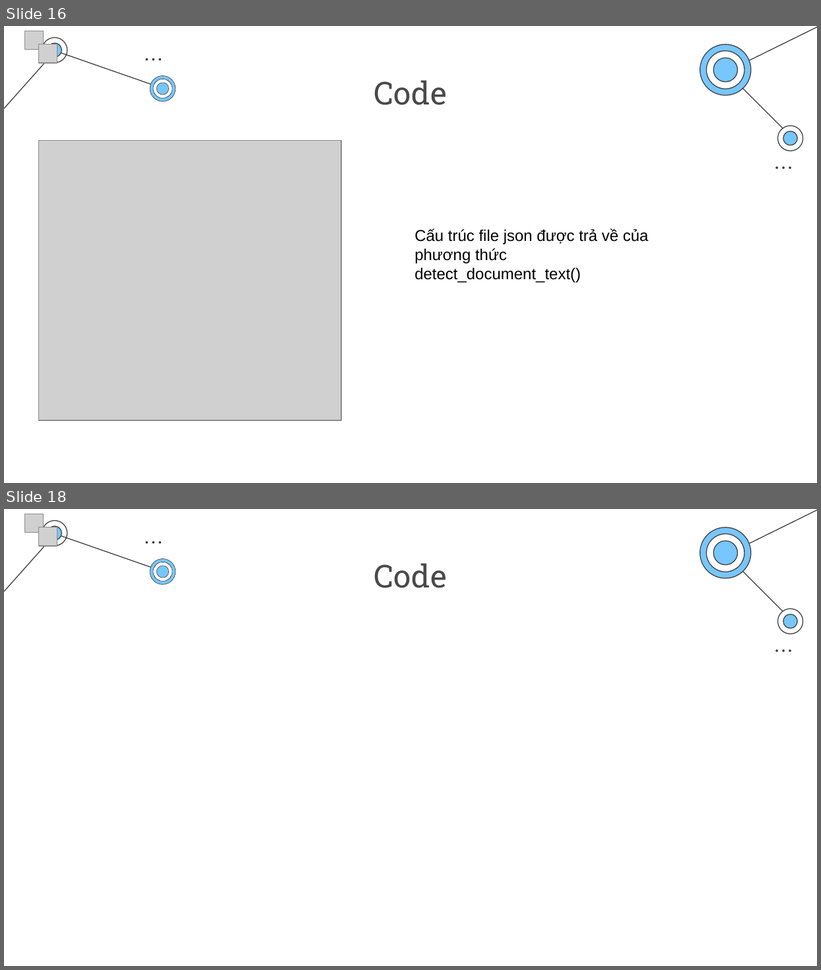
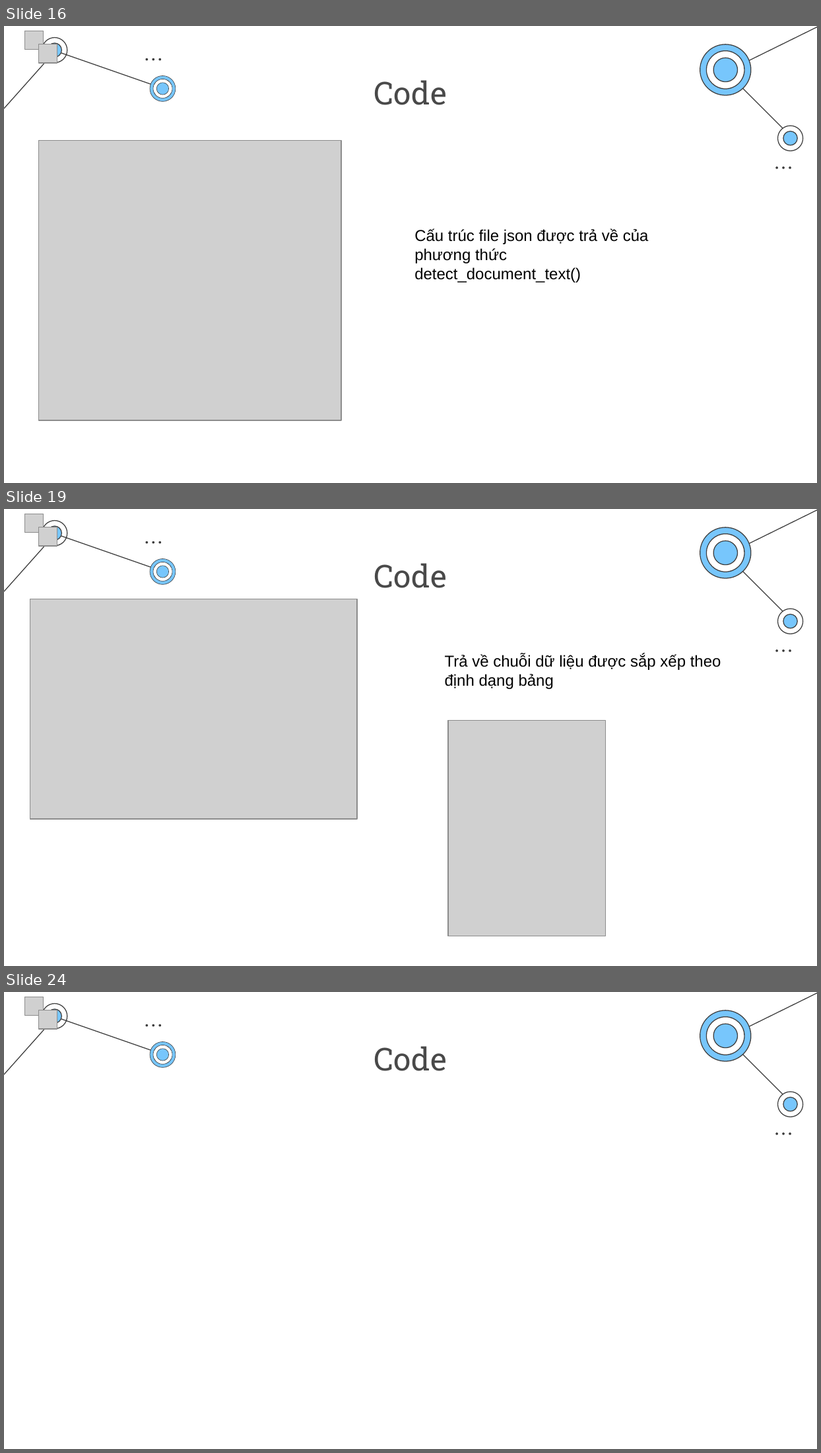
Before and after one commit to HiImLeVanAnhDuc/Amazon-Textract-Project-IC-, a slide deck: Báo cáo.pptx. Shown one above the other, each under a label of ours: slides 16 and 18 before the commit, slides 16, 19 and 24 after it; the slides between them are not shown. The pictures are 821x970 and 821x1453 pixels, drawn with LibreOffice and Linux fonts; fonts in the diff are those of the drawing; grey boxes stand for pictures; background and template pictures are left out. Boxes give left, top, right and bottom in pixels: in the first picture for what was removed or moved away, otherwise in the second. Text is boxed around its words. In the diff, an @@ line names an element or a change of style, - is before the commit and + after.

```diff
--- a/Báo cáo.pptx
+++ b/Báo cáo.pptx
@@ slide 19 added at [4, 509, 817, 966], background #FFFFFF; not listed: 29 template elements that a slide beside it also shows @@
@@ picture added at [25, 514, 44, 533] @@
@@ picture added at [38, 527, 57, 547] @@
@@ title added at [374, 563, 447, 588], 28 pt, text #494949 @@
+Code
@@ picture added at [30, 599, 357, 820] @@
@@ text added at [445, 654, 721, 689], 14 pt, text #000000 @@
+Trả về chuỗi dữ liệu được sắp xếp theo định dạng bảng
@@ picture added at [448, 720, 605, 936] @@
@@ what was slide 18 is now slide 24 @@
```
Also in this commit, not shown: 9 slides changed, 5 other slides added, 1 other file.
